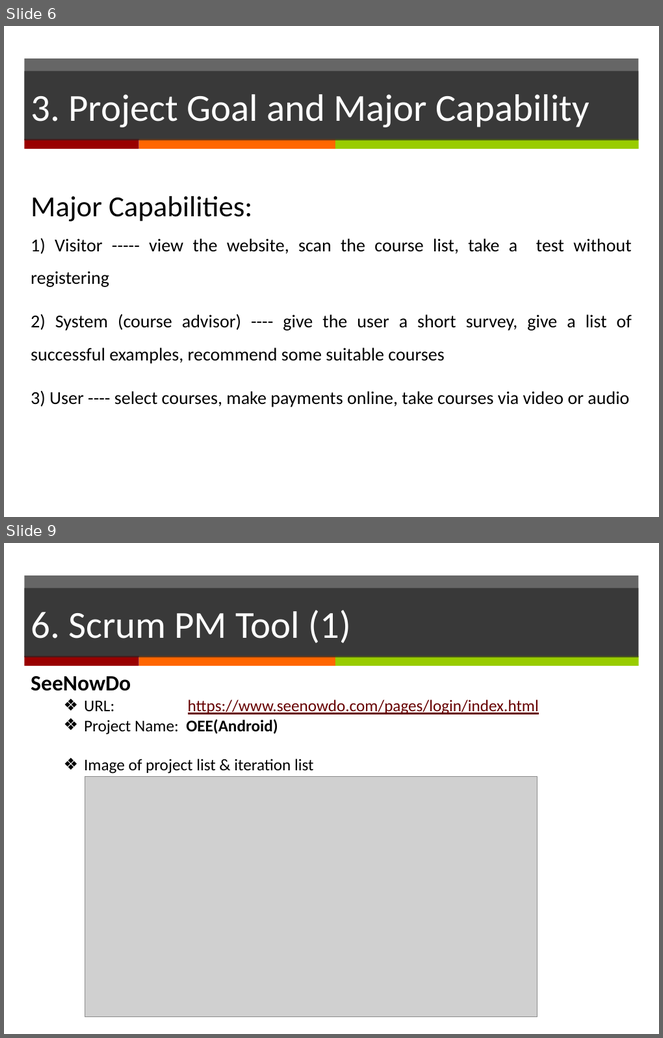
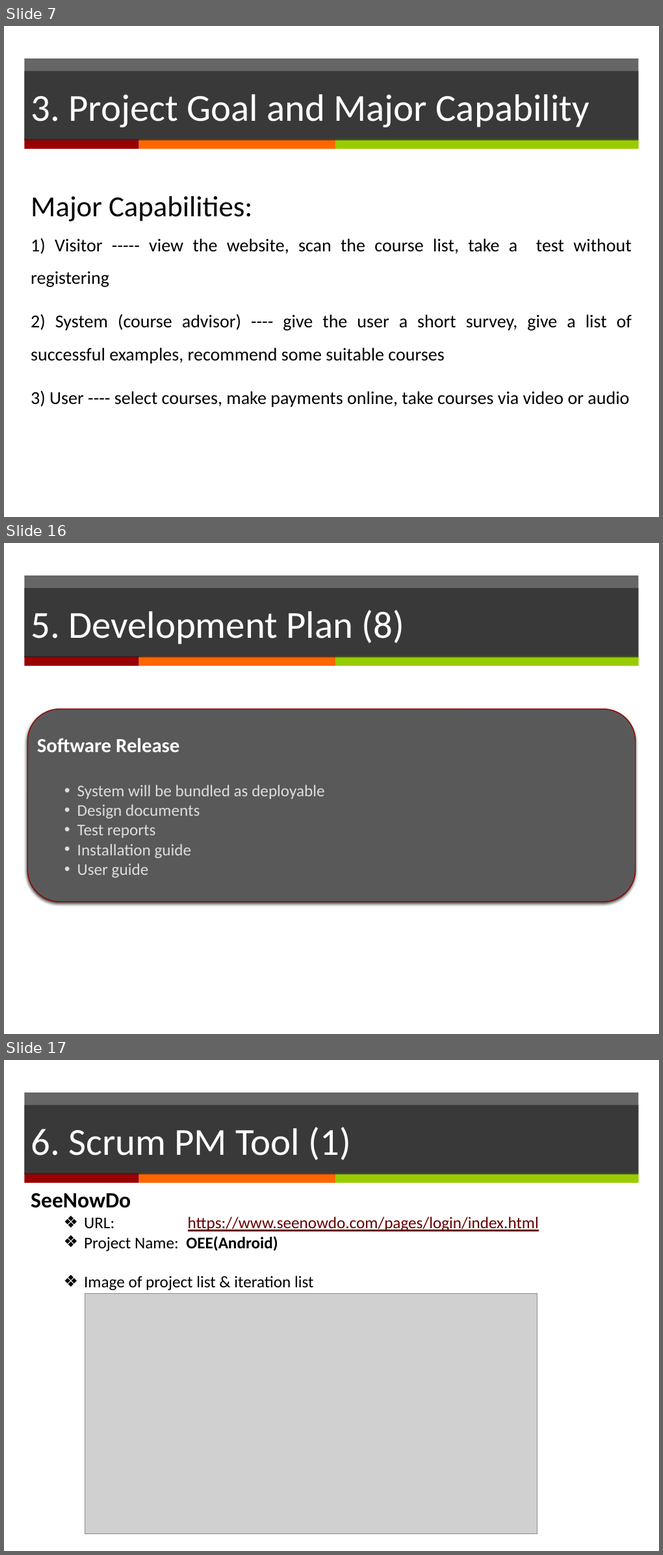
Before and after one commit to yadwinds/761_VEL, a slide deck: PCB/02 Plans & Actuals/2.1_Project Plan/Project Plan_(presentation)v0.1.pptx. Shown one above the other, each under a label of ours: slides 6 and 9 before the commit, slides 7, 16 and 17 after it; the slides between them are not shown. The pictures are 663x1038 and 663x1555 pixels, drawn with LibreOffice and Linux fonts; fonts in the diff are those of the drawing; grey boxes stand for pictures. Boxes give left, top, right and bottom in pixels: in the first picture for what was removed or moved away, otherwise in the second. Text is boxed around its words. In the diff, an @@ line names an element or a change of style, - is before the commit and + after.

```diff
--- a/PCB/02 Plans & Actuals/2.1_Project Plan/Project Plan_(presentation)v0.1.pptx
+++ b/PCB/02 Plans & Actuals/2.1_Project Plan/Project Plan_(presentation)v0.1.pptx
@@ slide 16 added at bbox=[4, 543, 659, 1034], background #FFFFFF; not listed: 4 template elements that a slide beside it also shows @@
@@ title added at bbox=[24, 589, 639, 657], fill #262626 at 70% opacity, 42 pt, text #FFFFFF @@
+5. Development Plan (8)
@@ rounded rectangle added at bbox=[27, 709, 636, 902], fill #595959, outline #950000 1 pt @@
@@ text added at bbox=[37, 738, 324, 878], 18 pt, text #DDDDDD @@
+Software Release
+  • System will be bundled as deployable
+  • Design documents
+  • Test reports
+  • Installation guide
+  • User guide
@@ what was slide 6 is now slide 7 @@
@@ what was slide 9 is now slide 17 @@
```
Also in this commit, not shown: 5 slides changed, 7 other slides added.
